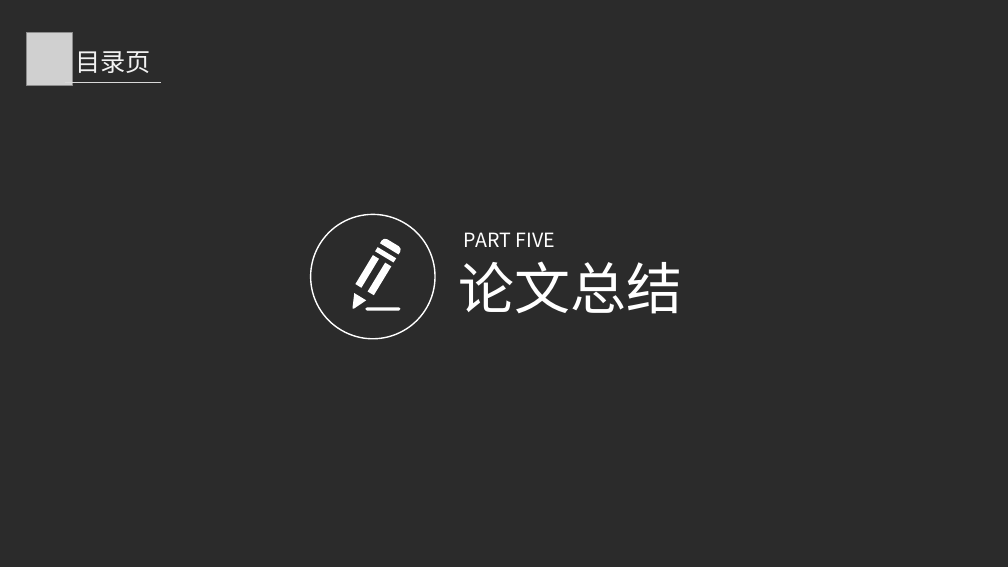
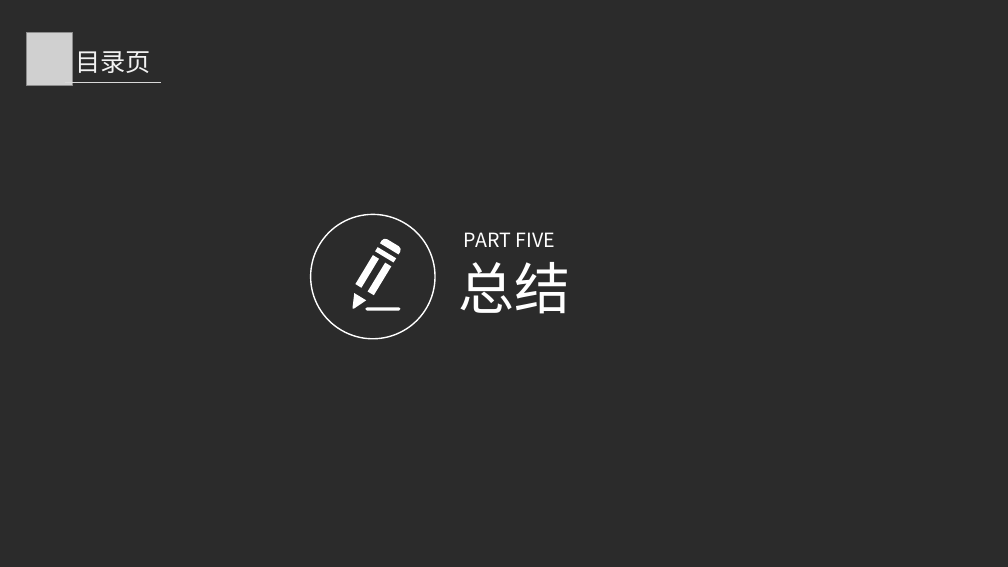
Before and after one commit to windright/ml_refer, a slide deck: slide 7 of 202001/年终总结.pptx (slide 10 before the commit). Drawn at 1008x567 pixels with LibreOffice and Linux fonts; fonts in the diff are those of the drawing; grey boxes stand for pictures; background and template pictures are left out; a plain dark background stands for a picture behind light text. Boxes give left, top, right and bottom in pixels: in the first picture for what was removed or moved away, otherwise in the second. Text is boxed around its words. In the diff, an @@ line names an element or a change of style, - is before the commit and + after.

```diff
--- a/202001/年终总结.pptx
+++ b/202001/年终总结.pptx
@@ text at box(459, 262, 571, 314): text changed @@
-论文总结
+总结
```
Also in this commit, not shown: 1 other slide changed, 5 slides added, 9 slides removed.
